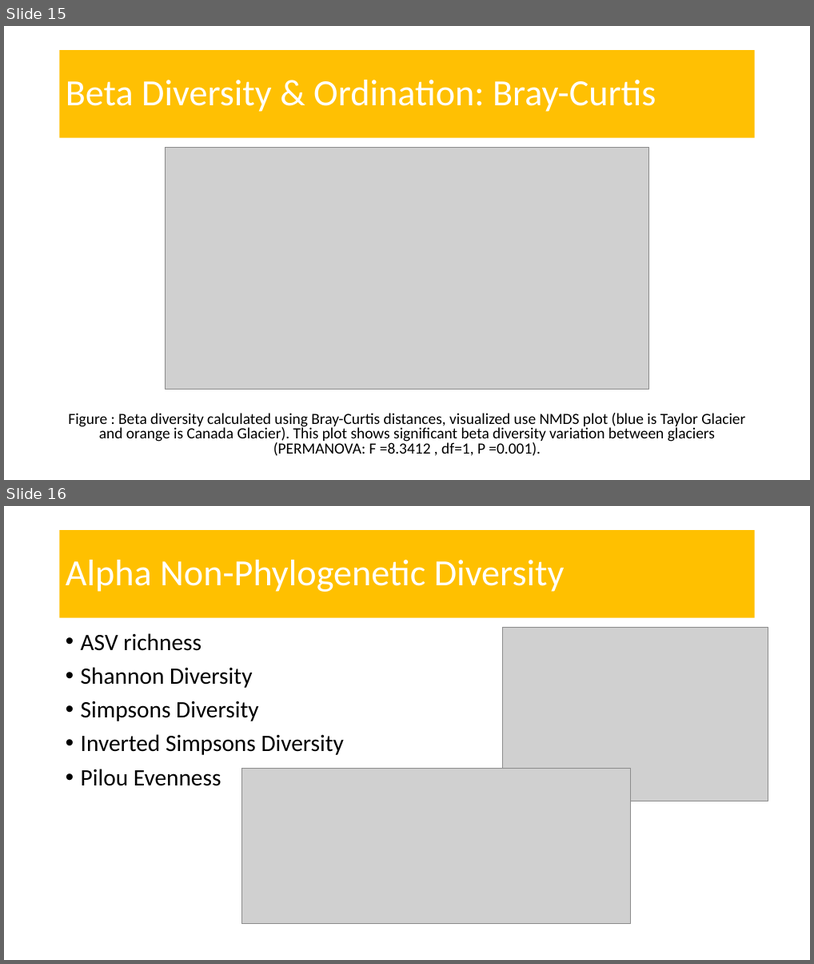
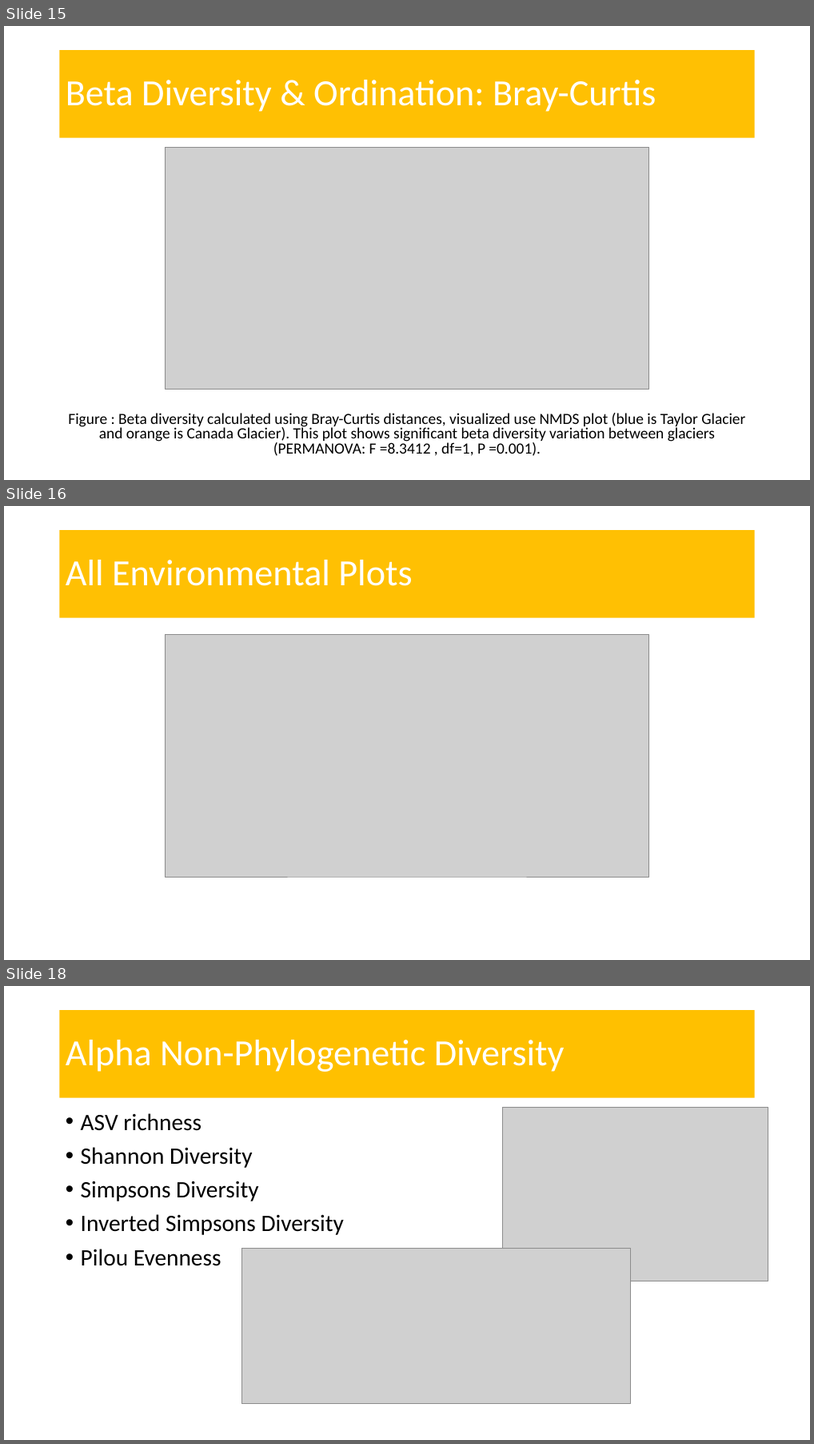
Before and after one commit to amysolman/PhD, a slide deck: Projects/Chapter1/community-assembly.pptx. Shown one above the other, each under a label of ours: slides 15 and 16 before the commit, slides 15, 16 and 18 after it; the slides between them are not shown. The pictures are 814x964 and 814x1444 pixels, drawn with LibreOffice and Linux fonts; fonts in the diff are those of the drawing; grey boxes stand for pictures. Boxes give left, top, right and bottom in pixels: in the first picture for what was removed or moved away, otherwise in the second. Text is boxed around its words. In the diff, an @@ line names an element or a change of style, - is before the commit and + after.

```diff
--- a/Projects/Chapter1/community-assembly.pptx
+++ b/Projects/Chapter1/community-assembly.pptx
@@ slide 16 added at <box>4,506,810,960</box>, background #FFFFFF @@
@@ title added at <box>60,530,755,618</box>, fill #FFC003, 44 pt, text #FFFFFF @@
+All Environmental Plots
@@ picture added at <box>166,634,650,876</box> @@
@@ what was slide 16 is now slide 18 @@
```
Also in this commit, not shown: 1 other slide added, 13 other files.
